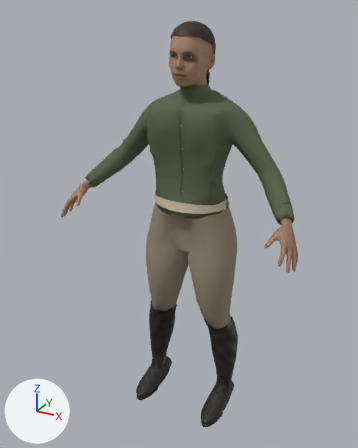
A saved change to the glTF model web/public/models/characters/woman-scout-lod1.glb.
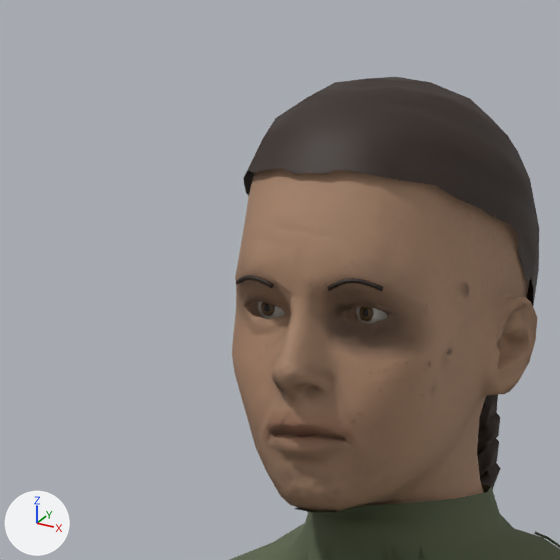
The first picture shows the older version from a 50 mm camera at (0.925, -1.836, 1.814) aimed at (-0.033, -0.095, 0.943). The close-ups show the older and then the newer version on the part from 37% to 61% of the width and 2% to 21% of the height of that picture. Only the edits that show in the close-ups are written down. Arrows for +X, +Y and +Z are at lower left; the lights stay in place. Vertices at exactly the same position are counted once.

Objects in the first close-up: 'Human_outfit_LOD1', 'Human_skin_LOD1'.
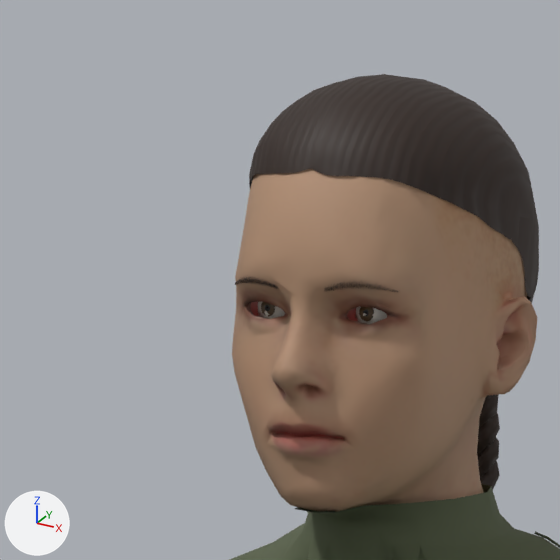
Where the change shows, as pixel boxes [x1, y1, x2, y2] in the close-ups (560 x 560 px):
```json
{"object": "Human_skin_LOD1", "change": "surface changed, reshaped", "before": [232, 77, 539, 512], "after": [232, 74, 539, 512]}
{"part": 1, "of": "me_exposed_human_skin", "change": "built on", "before": [236, 77, 539, 490], "after": [235, 74, 539, 490]}
```

Edits to the scene script, one JSON object a line:
```json
{"op": "add", "block": "img_skin_female_roughness", "code": ["img_skin_female_roughness = load_image('skin-female-roughness', 'textures/e35f74c0f83556345583.png', 2048, 2048, 'Non-Color')"]}
{"op": "add", "block": "img_skin_female_normal", "code": ["img_skin_female_normal = load_image('skin-female-normal', 'textures/5b28ef6bb29b5654ff1a.png', 2048, 2048, 'Non-Color')"]}
{"op": "add", "block": "img_skin_female_colour", "code": ["img_skin_female_colour = load_image('skin-female-colour', 'textures/5818150cab42cf0b2325.png', 2048, 2048, 'sRGB')"]}
{"block": "mat_skin", "change": "nodes: BsdfPrincipled, Mix x2, NormalMap, OutputMaterial, TexImage x2, VertexColor"}
{"block": "mat_skin", "change": "nodes: BsdfPrincipled, Math, Mix x2, NormalMap, OutputMaterial, SeparateColor, TexImage x3, VertexColor"}
{"block": "mat_skin", "change": "uses the picture img_skin_detail_neutral"}
{"block": "mat_skin", "change": "uses the picture img_skin_normal_1024"}
{"block": "mat_skin", "change": "uses the picture img_skin_female_colour"}
{"block": "mat_skin", "change": "uses the picture img_skin_female_normal"}
{"block": "mat_skin", "change": "uses the picture img_skin_female_roughness"}
{"block": "me_exposed_human_skin", "where": "# used by ob_human_skin_lod1; location = (0.0, 0.0, 0.0)"}
{"op": "remove", "block": "me_exposed_human_skin", "code": "me_exposed_human_skin.from_pydata(...)  # 3756 vertices, 7124 faces; spans x -0.537..0.537, y -0.324..0.091, z 0.943..1.763"}
{"op": "add", "block": "me_exposed_human_skin", "code": "me_exposed_human_skin.from_pydata(...)  # 6358 vertices, 11420 faces; spans x -0.537..0.537, y -0.324..0.092, z 0.943..1.764"}
{"block": "me_exposed_human_skin", "change": "me_exposed_human_skin part 1: 199 vertices moved from x -0.048..0.046, y -0.153..0.088, z 1.372..1.743 to x -0.047..0.046, y -0.152..0.089, z 1.372..1.668; 523 vertices removed from x -0.081..0.081, y -0.154..0.091, z 1.372..1.763; 3125 vertices added at x -0.079..0.079, y -0.152..0.092, z 1.371..1.764"}
```
